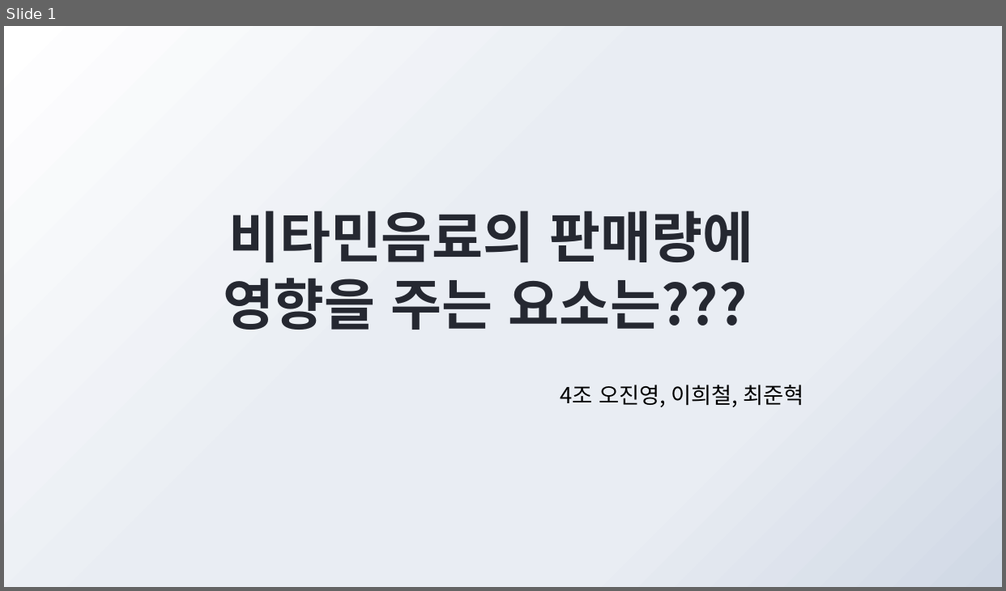
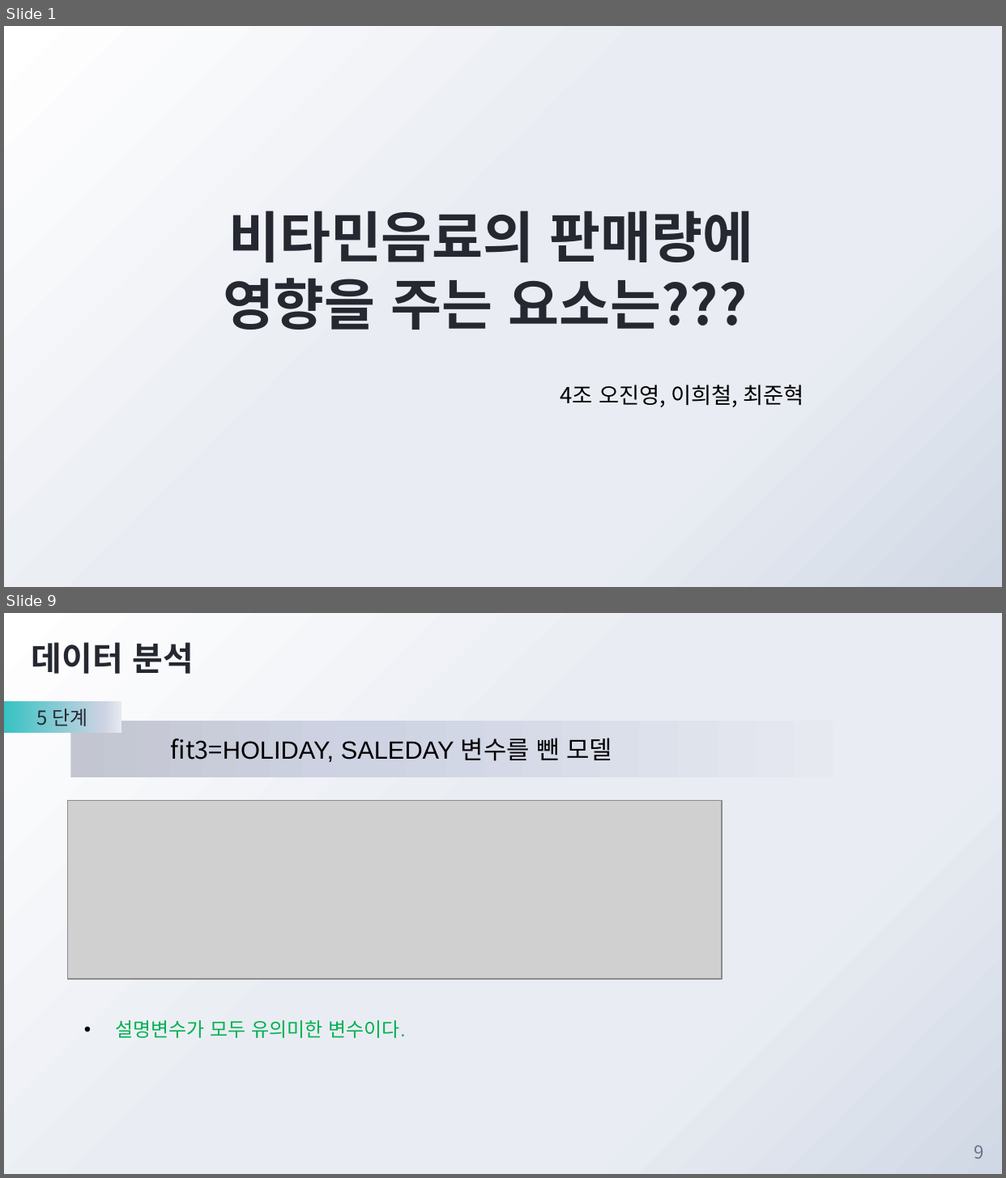
Before and after one commit to JadenChoi94/MachineLearning_Basic, a slide deck: 4조 비타민음료 발표.pptx. Shown one above the other, each under a label of ours: slide 1 before the commit, slides 1 and 9 after it; the slides between them are not shown. The pictures are 1006x591 and 1006x1178 pixels, drawn with LibreOffice and Linux fonts; fonts in the diff are those of the drawing; grey boxes stand for pictures; background and template pictures are left out. Boxes give left, top, right and bottom in pixels: in the first picture for what was removed or moved away, otherwise in the second. Text is boxed around its words. In the diff, an @@ line names an element or a change of style, - is before the commit and + after.

```diff
--- a/4조 비타민음료 발표.pptx
+++ b/4조 비타민음료 발표.pptx
@@ slide 9 added at <box>4,613,1002,1174</box>, background gradient #FFFFFF to #E9EDF3 to #D0D8E5 @@
@@ title added at <box>32,642,194,674</box>, 24 pt, text #252831, bold @@
+데이터 분석
@@ rectangle added at <box>4,702,121,733</box>, fill gradient #36C2C2 to #CED3E3 to #E7E9F1, 14 pt, text #252831 @@
+5 단계
@@ rectangle added at <box>71,721,833,777</box>, fill gradient #C3C6D1 to #CED3E3 to #E7E9F1, 18 pt, text #000000 @@
+fit3=HOLIDAY, SALEDAY 변수를 뺀 모델
@@ picture added at <box>68,801,722,979</box> @@
@@ text added at <box>115,1020,405,1038</box>, 14 pt, text #00B050 @@
+• 설명변수가 모두 유의미한 변수이다.
@@ page number added at <box>974,1145,984,1159</box>, 13 pt, text #68728D @@
+9
```
Also in this commit, not shown: 11 slides changed, 7 other slides added, 2 slides removed, 6 other files.
